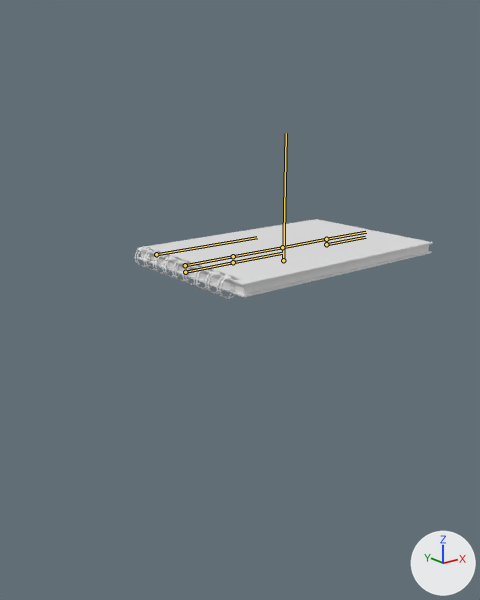
An edit to the FBX model The Outer Frame/Assets/Models/notebook-model.fbx, drawn before and after from the same camera.
Camera for both pictures: a camera (50 mm lens) standing at (-0.218, -0.238, 0.08) and looking at (-0.028, 0.0, -0.015). Every picture has the same lights, and +X, +Y and +Z are marked at lower right. The bones that change are drawn over the model as lines. Materials are left out; every surface is plain grey.

The first picture shows 'notebook backcover', 'notebook cover', 'notebook pagerest', 'notebook rings'.
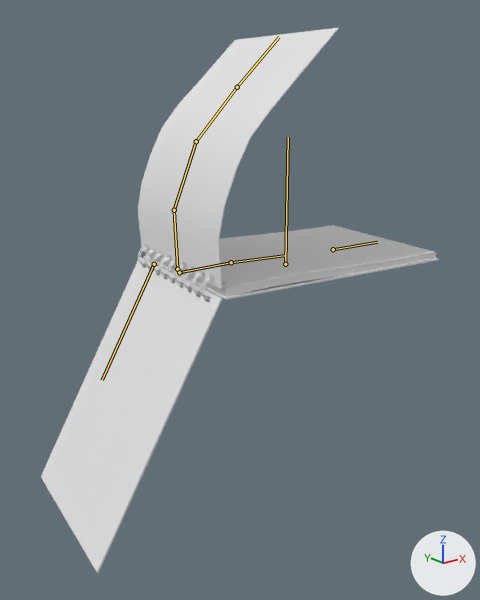
The newer file adds an action. The first version stands in its rest pose; the second is drawn at frame 14 of the action 'notebook armature|flipOpen'.

Changed parts and their boxes (x1, y1, x2, y2) in the pictures (480 x 600 px):
'notebook cover', posed (39% narrower, 366% taller)
    before: (137, 219, 433, 286)
    after: (41, 257, 222, 573)
'notebook page', posed (not visible before)
    after: (138, 28, 339, 289)
'notebook pagerest', posed
    before: (141, 245, 429, 294)
    after: (146, 225, 436, 297)
'notebook backcover', posed
    before: (138, 251, 432, 297)
    after: (143, 256, 439, 300)
'notebook rings', posed (17% narrower)
    before: (135, 246, 238, 299)
    after: (138, 246, 223, 301)
bone 'BASE', root to tip
    before: (283, 260) to (286, 133)
    after: (285, 264) to (288, 137)
bone 'pagebone1', root to tip
    before: (185, 265) to (233, 256)
    after: (177, 269) to (174, 210)
bone 'pagebone2', root to tip
    before: (233, 256) to (282, 247)
    after: (174, 210) to (196, 141)
bone 'pagebone3', root to tip
    before: (282, 247) to (326, 239)
    after: (196, 141) to (237, 87)
bone 'pagebone4', root to tip
    before: (326, 239) to (366, 232)
    after: (237, 87) to (279, 37)
bone 'chunkbone1', root to tip
    before: (185, 272) to (233, 262)
    after: (179, 272) to (231, 262)
bone 'chunkbone2', root to tip
    before: (233, 262) to (282, 253)
    after: (231, 262) to (284, 255)
bone 'chunkbone4', root to tip
    before: (326, 244) to (365, 237)
    after: (333, 249) to (377, 242)
bone 'coverbone', root to tip
    before: (156, 254) to (257, 237)
    after: (154, 264) to (102, 380)

The edits, one by one:
Bone 'BASE' (bone_base) moves from (0.0, 0.0, 0.0) to (0.0015, -0.0018, 0.0).
Bone 'BASE' (bone_base) turns from (0, 0, 0) to (0, -7, 0) degrees about its own x, y and z.
Bone 'pagebone1' (bone_pagebone1) moves from (0.0, 0.0, 0.0) to (0.0, -0.0011, -0.001).
Bone 'pagebone1' (bone_pagebone1) turns from (0, 0, 0) to (91, 0, 0) degrees about its own x, y and z.
Bone 'pagebone2' (bone_pagebone2) turns from (0, 0, 0) to (-24, 0, 0) degrees about its own x, y and z.
Bone 'pagebone3' (bone_pagebone3) turns from (0, 0, 0) to (-20, 0, 0) degrees about its own x, y and z.
Bone 'pagebone4' (bone_pagebone4) turns from (0, 0, 0) to (-3, 0, 0) degrees about its own x, y and z.
Bone 'chunkbone1' (bone_chunkbone1) turns from (0, 0, 0) to (2, 0, 0) degrees about its own x, y and z.
Bone 'chunkbone2' (bone_chunkbone2) turns from (0, 0, 0) to (-3, 0, 0) degrees about its own x, y and z.
Bone 'chunkbone4' (bone_chunkbone4) turns from (0, 0, 0) to (2, 0, 0) degrees about its own x, y and z.
Bone 'coverbone' (bone_coverbone) moves from (0.0, 0.0, 0.0) to (0.0, -0.0019, -0.0044).
Bone 'coverbone' (bone_coverbone) turns from (0, 0, 0) to (-119, 0, 0) degrees about its own x, y and z.
